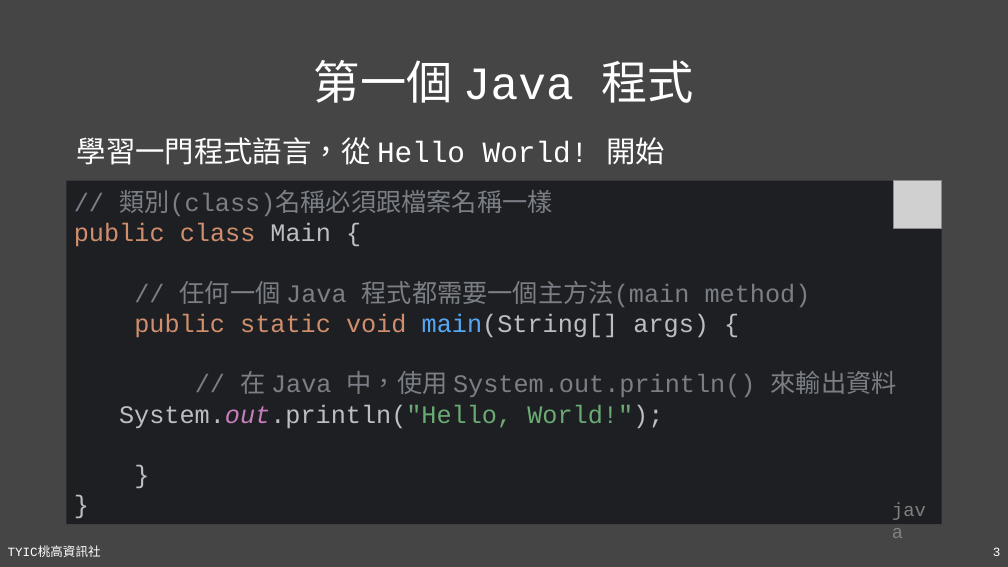
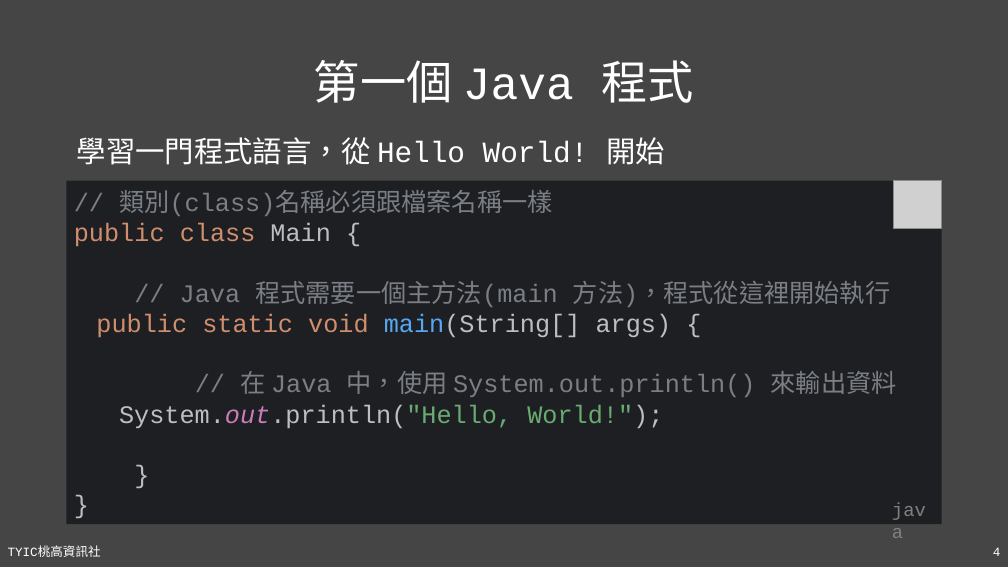
Before and after one commit to TYSHIC/slides, a slide deck: slide 4 of powerpoint/03_編輯器與第一個 Java 程式.pptx (slide 3 before the commit). Drawn at 1008x567 pixels with LibreOffice and Linux fonts; fonts in the diff are those of the drawing; grey boxes stand for pictures. Boxes give left, top, right and bottom in pixels: in the first picture for what was removed or moved away, otherwise in the second. Text is boxed around its words. In the diff, an @@ line names an element or a change of style, - is before the commit and + after.

```diff
--- a/powerpoint/03_編輯器與第一個 Java 程式.pptx
+++ b/powerpoint/03_編輯器與第一個 Java 程式.pptx
@@ text in rectangle at <box>74,190,897,428</box>: text changed @@
-// 類別(class)名稱必須跟檔案名稱一樣
-public class Main {
-// 任何一個 Java 程式都需要一個主方法(main method)
-public static void main(String[] args) {
-// 在 Java 中，使用 System.out.println() 來輸出資料
-System.out.println("Hello, World!");
-}
-}
+// 類別(class)名稱必須跟檔案名稱一樣
+public class Main {
+// Java 程式需要一個主方法(main 方法)，程式從這裡開始執行
+public static void main(String[] args) {
+// 在 Java 中，使用 System.out.println() 來輸出資料
+System.out.println("Hello, World!");
+}
+}
@@ page number at <box>993,547,1001,556</box>: text changed @@
-3
+4
```
Also in this commit, not shown: 1 other slide changed, 1 slide added, 4 other files.
